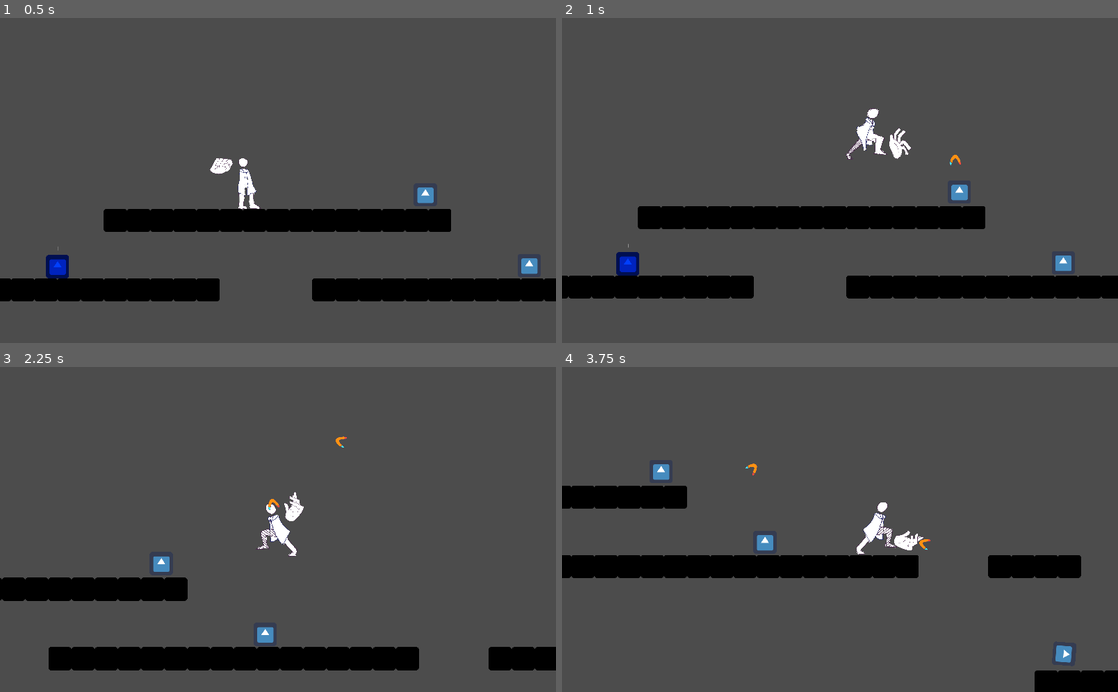
Above: before the commit, frames 1-4 (two rows, left to right).
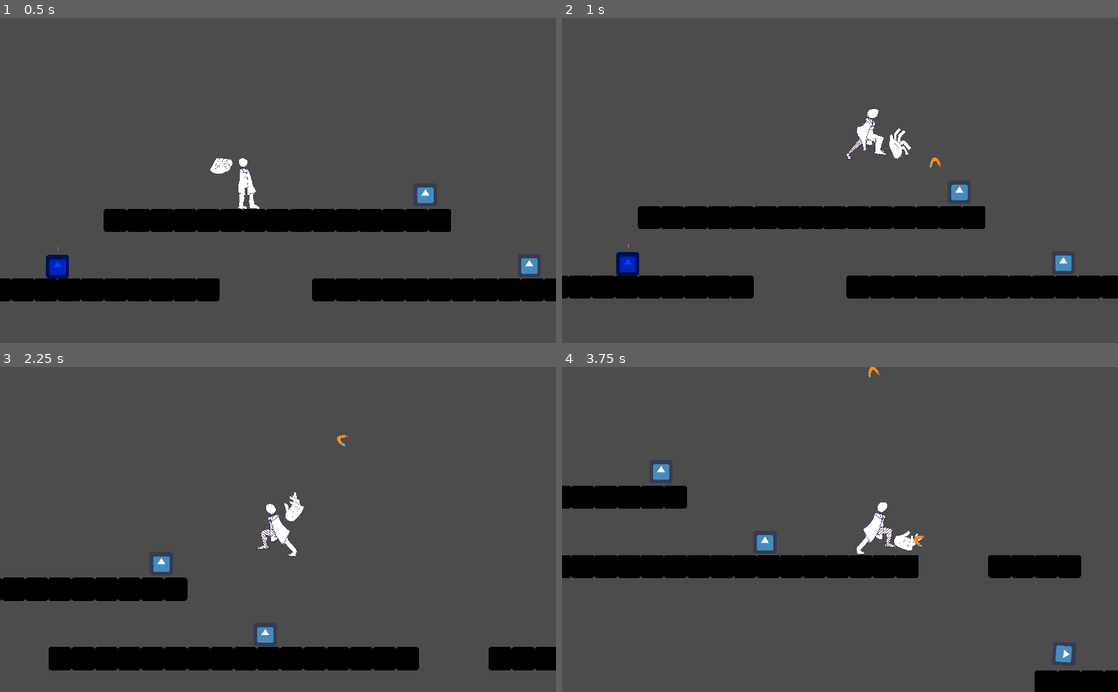
Above: after the commit, the same moments.

Repository: dodo3142/WinterGameJam
Game: Godot game, scene res://Scenes/TestLevel.tscn
Two runs of this game, one before a commit and one after it. Both use one fixed random seed, a clock stepped at 60 frames per second and the inputs below. The engine's default icon, where the game draws it, is replaced by a stand-in: a white triangle on a blue panel in a dark square.
Inputs (mouse positions are in pixels of both pictures, inside the frame that each line leads up to):
- Up to frame 1 (0.5 s): no input
- Up to frame 2 (1 s): move the mouse to (962, 164) at 0.52 s; hold Right (Right) from 0.53 s (still down); tap X (Attack) at 0.6 s; tap Z (Jump) at 0.77 s
- Up to frame 3 (2.25 s): move the mouse to (166, 545) at 1.27 s; right-click (166, 545) at 1.35 s; tap Z (Jump) at 1.52 s; move the mouse to (333, 458) at 2.02 s; release Right (Right) at 2.03 s; hold Left (Left) from 2.03 s (still down); tap X (Attack) at 2.1 s
- Up to frame 4 (3.75 s): move the mouse to (812, 594) at 2.77 s; release Left (Left) at 2.78 s; hold Right (Right) from 2.78 s (still down); right-click (812, 594) at 2.85 s; tap Z (Jump) at 3.02 s; move the mouse to (1006, 578) at 3.52 s; tap X (Attack) at 3.6 s

Frame 1 is identical in both runs. In frame 2, less than 0.1% of the frame differs, in the area x 66-72%, y 42-47%; in frame 3, less than 0.1%; in frame 4, 0.1%, in the area x 33-67%, y 0-57%.

Commit message:
changes
bruh

Diff:
--- a/WinterGameJam/Scenes/boomerang.tscn
+++ b/WinterGameJam/Scenes/boomerang.tscn
@@ -13,8 +13,8 @@
 collision_layer = 2
 collision_mask = 8
 script = ExtResource( 2 )
-Speed = 800
-Goaccl = 1000
+Speed = 1200
+Goaccl = 1800
 Backaccl = 650
 
 [node name="Sprite" type="Sprite" parent="."]
--- a/WinterGameJam/Scripts/boomerang.gd
+++ b/WinterGameJam/Scripts/boomerang.gd
@@ -28,8 +28,8 @@
 
 func _ready():
 	#add the player vel to the boomerang
-	if Player.velocity.x < -1 or Player.velocity.x > 1 :
-		Speed = Speed + (abs(Player.velocity.x) - PlayerSpeedModi)
+	#if Player.velocity.x < -1 or Player.velocity.x > 1 :
+	#	Speed = Speed + (abs(Player.velocity.x) - PlayerSpeedModi)
 
 	#leave the player
 	var root = get_tree().root
